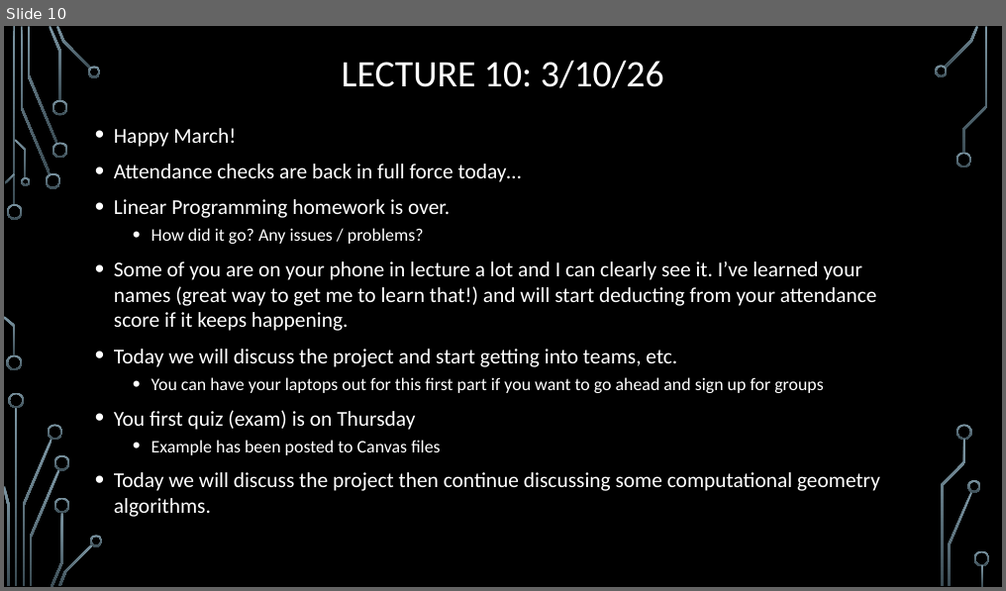
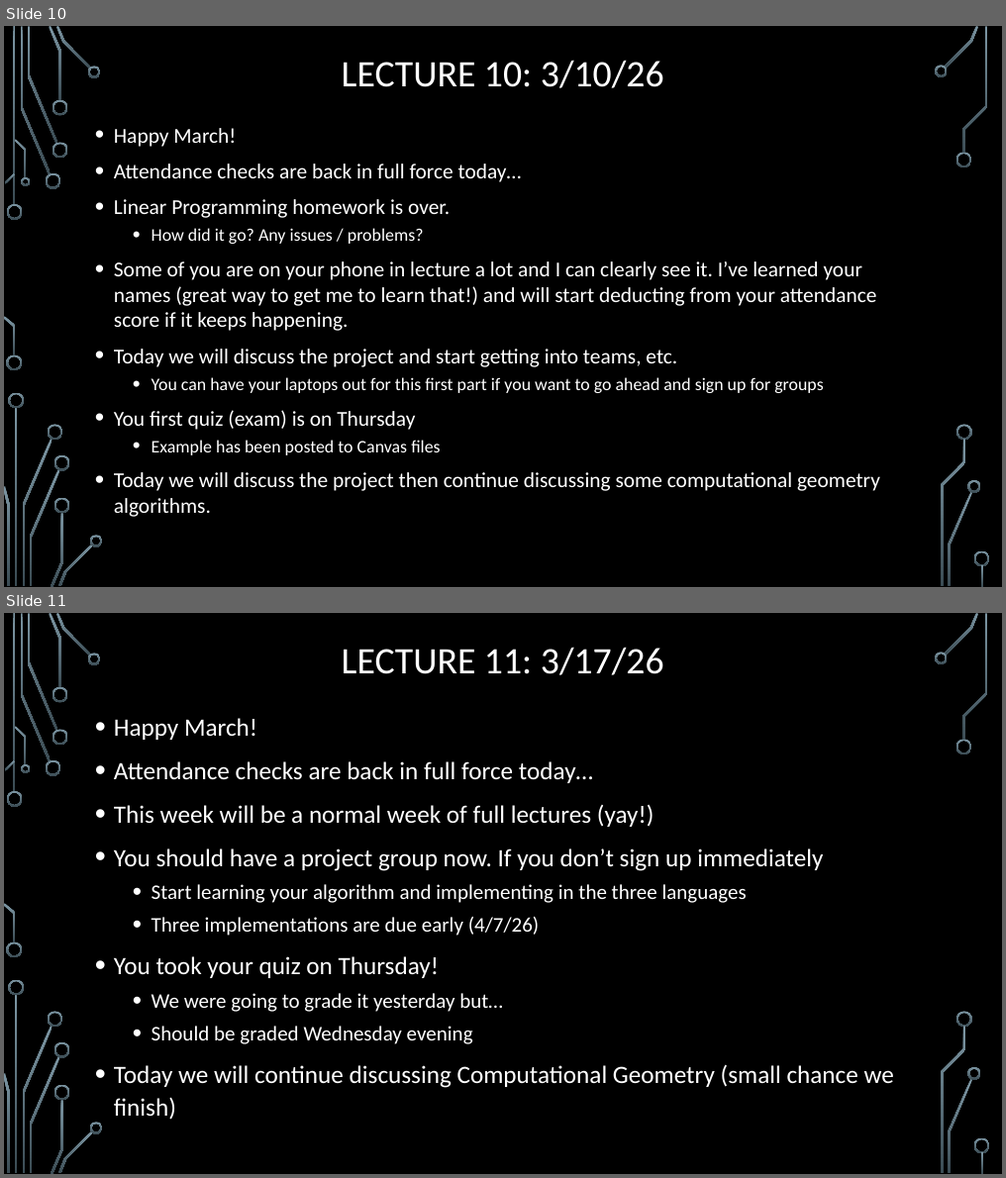
Before and after one commit to markfloryan/advAlgo, a slide deck: slides/00-DailyAnnouncements.pptx. Shown one above the other, each under a label of ours: slide 10 before the commit, slides 10 and 11 after it. The pictures are 1006x591 and 1006x1178 pixels, drawn with LibreOffice and Linux fonts; fonts in the diff are those of the drawing; background and template pictures are left out. Boxes give left, top, right and bottom in pixels: in the first picture for what was removed or moved away, otherwise in the second. Text is boxed around its words. In the diff, an @@ line names an element or a change of style, - is before the commit and + after.

```diff
--- a/slides/00-DailyAnnouncements.pptx
+++ b/slides/00-DailyAnnouncements.pptx
@@ slide 11 added at (4, 613, 1002, 1174), background picture (left out); not listed: 36 template elements that a slide beside it also shows @@
@@ title added at (342, 647, 664, 675), 36 pt, text #FFFFFF @@
+LECTURE 11: 3/17/26
@@ text added at (114, 718, 894, 1120), 24 pt, text #FFFFFF @@
+• Happy March!
+• Attendance checks are back in full force today…
+• This week will be a normal week of full lectures (yay!)
+• You should have a project group now. If you don’t sign up immediately
+  • Start learning your algorithm and implementing in the three languages
+  • Three implementations are due early (4/7/26)
+• You took your quiz on Thursday!
+  • We were going to grade it yesterday but…
+  • Should be graded Wednesday evening
+• Today we will continue discussing Computational Geometry (small chance we finish)
```
Also in this commit, not shown: 5 other files.
